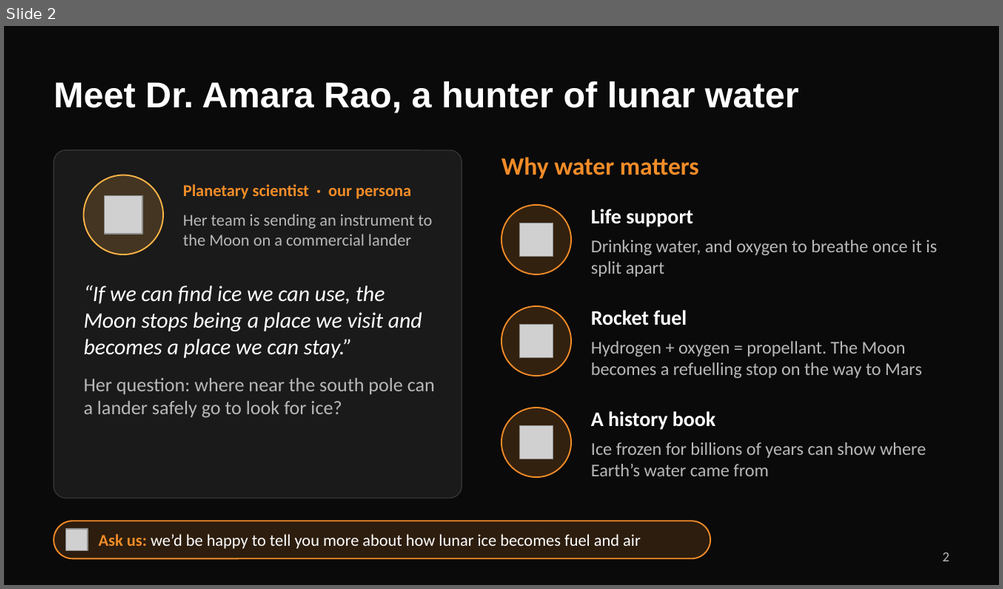
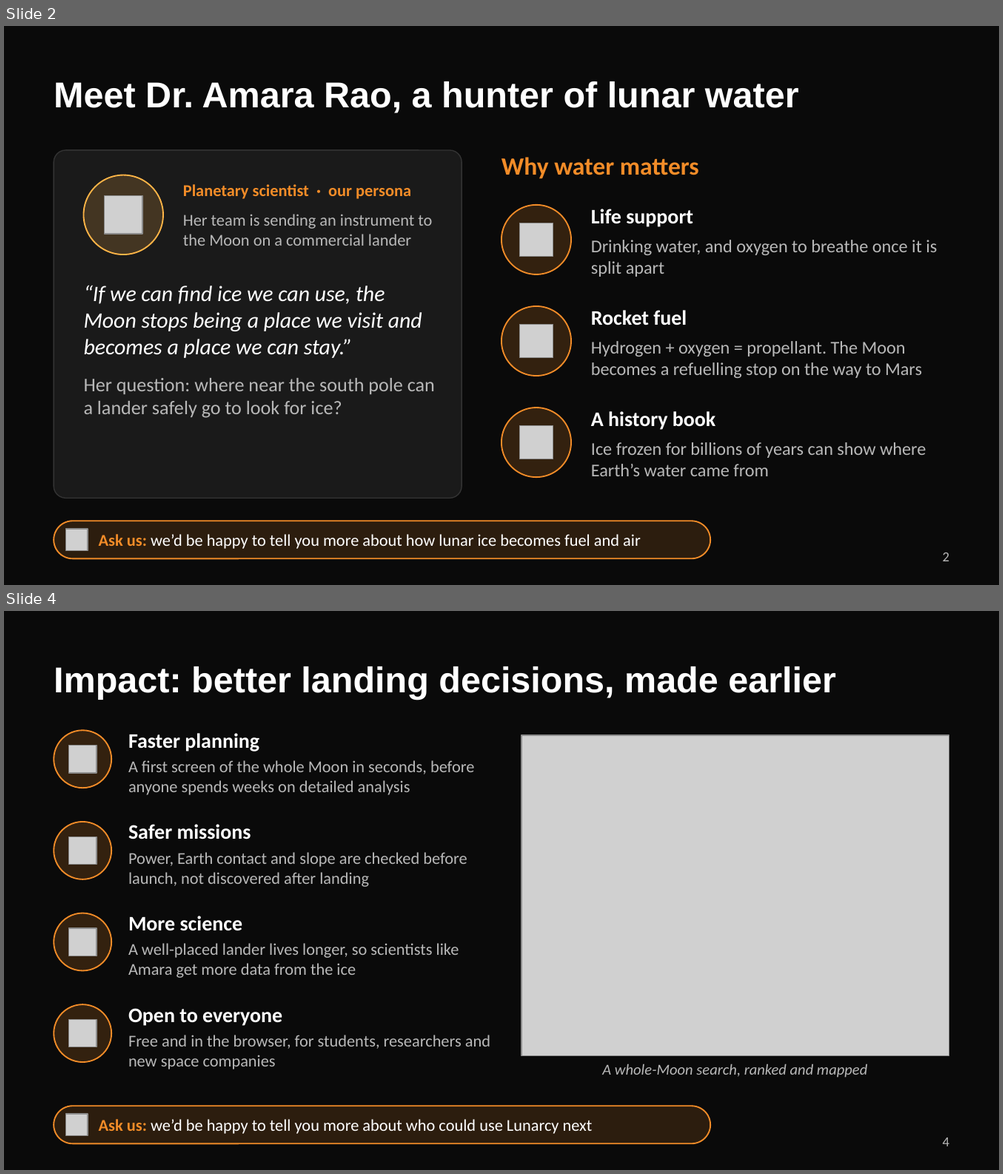
Before and after one commit to McCEwan/Lunarcy, a slide deck: Lunarcy_pitch.pptx. Shown one above the other, each under a label of ours: slide 2 before the commit, slides 2 and 4 after it; the slides between them are not shown. The pictures are 1003x589 and 1003x1174 pixels, drawn with LibreOffice and Linux fonts; fonts in the diff are those of the drawing; grey boxes stand for pictures. Boxes give left, top, right and bottom in pixels: in the first picture for what was removed or moved away, otherwise in the second. Text is boxed around its words. In the diff, an @@ line names an element or a change of style, - is before the commit and + after.

```diff
--- a/Lunarcy_pitch.pptx
+++ b/Lunarcy_pitch.pptx
@@ slide 4 added at [4, 611, 999, 1170], background #0A0A0A @@
@@ title added at [54, 667, 836, 699], 26 pt, text #FFFFFF, bold @@
+Impact: better landing decisions, made earlier
@@ ellipse added at [54, 730, 111, 788], fill #F28C28 at 18% opacity, outline #F28C28 1 pt @@
@@ text added at [128, 733, 259, 752], 15 pt, text #FFFFFF, bold @@
+Faster planning
@@ picture added at [521, 735, 949, 1056] @@
@@ picture added at [68, 745, 96, 773] @@
@@ text added at [128, 760, 474, 795], 12 pt, text #B8B8B8 @@
+A first screen of the whole Moon in seconds, before anyone spends weeks on detailed analysis
@@ ellipse added at [54, 822, 111, 880], fill #F28C28 at 18% opacity, outline #F28C28 1 pt @@
@@ text added at [128, 824, 251, 840], 15 pt, text #FFFFFF, bold @@
+Safer missions
@@ picture added at [68, 837, 96, 865] @@
@@ text added at [128, 852, 466, 887], 12 pt, text #B8B8B8 @@
+Power, Earth contact and slope are checked before launch, not discovered after landing
@@ ellipse added at [54, 914, 111, 971], fill #F28C28 at 18% opacity, outline #F28C28 1 pt @@
@@ text added at [128, 916, 243, 931], 15 pt, text #FFFFFF, bold @@
+More science
@@ picture added at [68, 928, 96, 956] @@
@@ text added at [128, 943, 459, 978], 12 pt, text #B8B8B8 @@
+A well-placed lander lives longer, so scientists like Amara get more data from the ice
@@ ellipse added at [54, 1005, 111, 1062], fill #F28C28 at 18% opacity, outline #F28C28 1 pt @@
@@ text added at [128, 1008, 282, 1026], 15 pt, text #FFFFFF, bold @@
+Open to everyone
@@ picture added at [68, 1019, 96, 1048] @@
@@ text added at [128, 1035, 490, 1070], 12 pt, text #B8B8B8 @@
+Free and in the browser, for students, researchers and new space companies
@@ text added at [602, 1064, 867, 1078], 11 pt, text #B8B8B8, italic @@
+A whole-Moon search, ranked and mapped
@@ rounded rectangle added at [54, 1106, 710, 1144], fill #F28C28 at 15% opacity, outline #F28C28 1 pt @@
@@ picture added at [65, 1114, 88, 1136] @@
@@ text added at [99, 1119, 592, 1134], 12 pt, text #FFFFFF @@
+Ask us: we’d be happy to tell you more about who could use Lunarcy next
@@ page number added at [942, 1138, 949, 1147], 10 pt, text #B8B8B8 @@
+4
```
Also in this commit, not shown: 4 slides changed, 1 slide removed, 1 other file.
